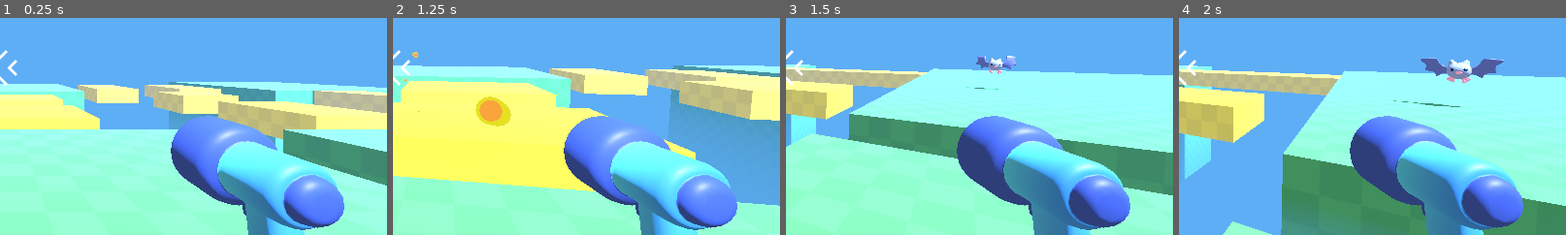
Above: before the commit, frames 1-4 (left to right).
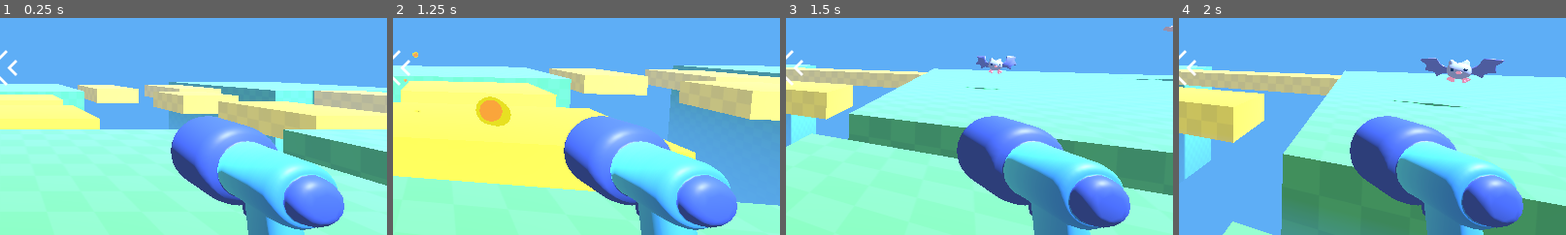
Above: after the commit, the same moments.

Repository: aland96/vampire3D
Game: Godot game, scene res://game.tscn
The game is run twice, just before and just after one commit, with the same random seed, the same clock (stepped at 60 frames per second) and the same inputs.
Inputs (mouse positions are % of the whole screen's width and height, from its top left):
- Up to frame 1 (0.25 s): no input
- Up to frame 2 (1.25 s): tap Enter at 0.5 s; move the mouse to (49, 52) at 0.52 s; press the mouse at (49, 52) at 0.53 s; hold W (move_forward) from 0.53 s (still down); tap Space (jump) at 0.77 s
- Up to frame 3 (1.5 s): keep holding W (move_forward); move the mouse to (57, 51) at 1.27 s; release the mouse at (57, 51) at 1.28 s; click (57, 51) at 1.35 s
- Up to frame 4 (2 s): keep holding W (move_forward); tap Space (jump) at 1.52 s
The pictures show only the part of the screen within x 50-100%, y 39-88%; the shares and areas given below are measured in that part.

Frames 1-2 are identical in both runs. In frame 3, 0.1% of the frame differs, in the area x 90-100%, y 3-30%; in frame 4, nothing differs.

Commit message:
create spawner

Diff:
--- a/game.tscn
+++ b/game.tscn
@@ -1,9 +1,10 @@
-[gd_scene load_steps=6 format=3 uid="uid://dq6nnj1kchw6f"]
+[gd_scene load_steps=7 format=3 uid="uid://dq6nnj1kchw6f"]
 
 [ext_resource type="PackedScene" uid="uid://dhdeu0l3u6qri" path="res://player/player.tscn" id="1_80nbo"]
 [ext_resource type="Material" uid="uid://b42xmh24r56y0" path="res://level/platform.tres" id="1_feb5d"]
 [ext_resource type="Material" uid="uid://7ottotfn0kn0" path="res://level/bridge.tres" id="2_fc0e3"]
 [ext_resource type="PackedScene" uid="uid://d1x08urxk3w1h" path="res://mob/mob.tscn" id="4_fc0e3"]
+[ext_resource type="PackedScene" uid="uid://ljygwwn7cp7m" path="res://mob/spawner/mob_spawner_3d.tscn" id="5_7jktm"]
 
 [sub_resource type="Environment" id="Environment_80nbo"]
 background_mode = 1
@@ -96,3 +97,6 @@
 
 [node name="Mob" parent="." instance=ExtResource("4_fc0e3")]
 transform = Transform3D(1, 0, 0, 0, 1, 0, 0, 0, 1, 18, 1, -2)
+
+[node name="MobSpawner3D" parent="." instance=ExtResource("5_7jktm")]
+transform = Transform3D(1, 0, 0, 0, 1, 0, 0, 0, 1, 24, 0, 8)
--- a/mob/bat/bat_material.tres
+++ b/mob/bat/bat_material.tres
@@ -3,6 +3,7 @@
 [ext_resource type="Texture2D" uid="uid://cxh18fjecswsa" path="res://mob/bat/bat_model_bat_palette.png" id="1_5napd"]
 
 [resource]
+resource_local_to_scene = true
 resource_name = "bat_mat"
 cull_mode = 2
 albedo_texture = ExtResource("1_5napd")
--- a/mob/bat/bat_model.tscn
+++ b/mob/bat/bat_model.tscn
@@ -189,19 +189,19 @@
 script = ExtResource("2_vgr6s")
 
 [node name="Skeleton3D" parent="Armature" index="0"]
-bones/0/position = Vector3(0, -0.0074, 0)
-bones/1/rotation = Quaternion(-0.0286549, 0.188485, -0.686718, 0.701478)
-bones/2/rotation = Quaternion(-0.0560154, -0.016041, 0.274838, 0.959723)
-bones/3/rotation = Quaternion(0.0412136, 0.059985, 0.264753, 0.961566)
-bones/4/rotation = Quaternion(-0.0286549, -0.188485, 0.686718, 0.701478)
-bones/5/rotation = Quaternion(-0.0560154, 0.016041, -0.274838, 0.959723)
-bones/6/rotation = Quaternion(0.0412136, -0.059985, -0.264753, 0.961566)
+bones/0/position = Vector3(0, -0.00271829, 0)
+bones/1/rotation = Quaternion(0.140675, 0.0365043, -0.596168, 0.789596)
+bones/2/rotation = Quaternion(-0.0199368, -0.00782118, 0.379064, 0.925123)
+bones/3/rotation = Quaternion(-0.136457, 0.00836981, 0.286905, 0.948154)
+bones/4/rotation = Quaternion(0.140675, -0.0365043, 0.596168, 0.789596)
+bones/5/rotation = Quaternion(-0.0199368, 0.00782118, -0.379064, 0.925123)
+bones/6/rotation = Quaternion(-0.136457, -0.00836981, -0.286905, 0.948154)
 bones/7/position = Vector3(0.130992, -0.227392, -0.0878515)
-bones/7/rotation = Quaternion(0.261968, 0.0834551, 0.265751, 0.924004)
-bones/8/rotation = Quaternion(3.84334e-08, 0.690882, 0.722967, 1.64515e-08)
+bones/7/rotation = Quaternion(0.261968, 0.0834552, 0.265751, 0.924005)
+bones/8/rotation = Quaternion(2.84263e-08, 0.542441, 0.840094, 2.02176e-08)
 bones/10/position = Vector3(-0.130992, -0.227392, -0.0878515)
-bones/10/rotation = Quaternion(0.261968, -0.0834551, -0.265751, 0.924004)
-bones/11/rotation = Quaternion(2.54238e-08, 0.690882, 0.722967, 3.63776e-08)
+bones/10/rotation = Quaternion(0.261968, -0.0834552, -0.265751, 0.924005)
+bones/11/rotation = Quaternion(2.52265e-08, 0.542441, 0.840094, 4.39632e-08)
 
 [node name="bat" parent="Armature/Skeleton3D" index="0"]
 surface_material_override/0 = ExtResource("2_030dj")
--- /dev/null
+++ b/mob/spawner/mob_spawner_3d.gd
@@ -0,0 +1,13 @@
+extends Node3D
+
+@export var mob_to_spawn: PackedScene = null
+
+@onready var marker_3d: Marker3D = %Marker3D
+@onready var timer: Timer = %Timer
+
+
+func _on_timer_timeout() -> void:
+	var new_mob = mob_to_spawn.instantiate()
+	add_child(new_mob)
+	new_mob.global_position = marker_3d.global_position
+	pass
--- /dev/null
+++ b/mob/spawner/mob_spawner_3d.tscn
@@ -0,0 +1,23 @@
+[gd_scene load_steps=4 format=3 uid="uid://ljygwwn7cp7m"]
+
+[ext_resource type="Script" uid="uid://blrsoy4cdvqfe" path="res://mob/spawner/mob_spawner_3d.gd" id="1_y27t3"]
+[ext_resource type="PackedScene" uid="uid://d1x08urxk3w1h" path="res://mob/mob.tscn" id="2_6b6mc"]
+[ext_resource type="PackedScene" uid="uid://v6eg8epuicrm" path="res://mob/spawner/spawner_model.tscn" id="3_y27t3"]
+
+[node name="MobSpawner3D" type="Node3D"]
+script = ExtResource("1_y27t3")
+mob_to_spawn = ExtResource("2_6b6mc")
+
+[node name="Marker3D" type="Marker3D" parent="."]
+unique_name_in_owner = true
+transform = Transform3D(1, 0, 0, 0, 1, 0, 0, 0, 1, 0, 0.482884, 0)
+
+[node name="Timer" type="Timer" parent="."]
+unique_name_in_owner = true
+wait_time = 2.0
+autostart = true
+
+[node name="spawner_model" parent="." instance=ExtResource("3_y27t3")]
+transform = Transform3D(1, 0, 0, 0, 1, 0, 0, 0, 1, 0, 1.87816, 0)
+
+[connection signal="timeout" from="Timer" to="." method="_on_timer_timeout"]
--- /dev/null
+++ b/mob/spawner/spawner_model.tscn
@@ -0,0 +1,77 @@
+[gd_scene load_steps=10 format=3 uid="uid://v6eg8epuicrm"]
+
+[ext_resource type="PackedScene" uid="uid://c3plg7f2npwtk" path="res://mob/spawner/spawner_model.glb" id="1_bk78j"]
+[ext_resource type="Shader" uid="uid://cfnwyva3u4qeb" path="res://mob/spawner/spawner_halo.gdshader" id="2_lvlhh"]
+[ext_resource type="Material" uid="uid://jvnbftghahty" path="res://mob/spawner/spawner_screen_material.tres" id="3_p6j4b"]
+
+[sub_resource type="ShaderMaterial" id="ShaderMaterial_rug3p"]
+render_priority = 0
+shader = ExtResource("2_lvlhh")
+shader_parameter/color = Color(0.297169, 0.651519, 0.397688, 1)
+
+[sub_resource type="StandardMaterial3D" id="StandardMaterial3D_2xi82"]
+albedo_color = Color(0.899998, 0.394582, 0.542053, 1)
+metallic = 0.4
+roughness = 0.16
+rim_enabled = true
+
+[sub_resource type="StandardMaterial3D" id="StandardMaterial3D_yhm21"]
+albedo_color = Color(0.723623, 0.681785, 0.666562, 1)
+metallic = 0.25
+roughness = 0.26
+
+[sub_resource type="Animation" id="Animation_eqvy4"]
+resource_name = "rotate"
+loop_mode = 1
+tracks/0/type = "value"
+tracks/0/imported = false
+tracks/0/enabled = true
+tracks/0/path = NodePath("Top:rotation")
+tracks/0/interp = 1
+tracks/0/loop_wrap = true
+tracks/0/keys = {
+"times": PackedFloat32Array(0, 0.999498),
+"transitions": PackedFloat32Array(1, 1),
+"update": 0,
+"values": [Vector3(0, 0, 0), Vector3(0, 6.28319, 0)]
+}
+
+[sub_resource type="Animation" id="Animation_gsjew"]
+length = 0.001
+tracks/0/type = "value"
+tracks/0/imported = false
+tracks/0/enabled = true
+tracks/0/path = NodePath("Top:rotation")
+tracks/0/interp = 1
+tracks/0/loop_wrap = true
+tracks/0/keys = {
+"times": PackedFloat32Array(0),
+"transitions": PackedFloat32Array(1),
+"update": 0,
+"values": [Vector3(0, 0, 0)]
+}
+
+[sub_resource type="AnimationLibrary" id="AnimationLibrary_tsddh"]
+_data = {
+&"RESET": SubResource("Animation_gsjew"),
+&"rotate": SubResource("Animation_eqvy4")
+}
+
+[node name="spawner_model" instance=ExtResource("1_bk78j")]
+
+[node name="halo" parent="." index="0"]
+material_override = SubResource("ShaderMaterial_rug3p")
+
+[node name="Body" parent="." index="1"]
+surface_material_override/0 = SubResource("StandardMaterial3D_2xi82")
+surface_material_override/1 = ExtResource("3_p6j4b")
+
+[node name="Top" parent="." index="2"]
+transform = Transform3D(1, 0, 0, 0, 1, 0, 0, 0, 1, 0, 0.783957, 0)
+material_override = SubResource("StandardMaterial3D_yhm21")
+
+[node name="AnimationPlayer" type="AnimationPlayer" parent="." index="3"]
+libraries = {
+&"": SubResource("AnimationLibrary_tsddh")
+}
+autoplay = "rotate"
Not shown, added: mob/spawner/mob_spawner_3d.gd.uid
